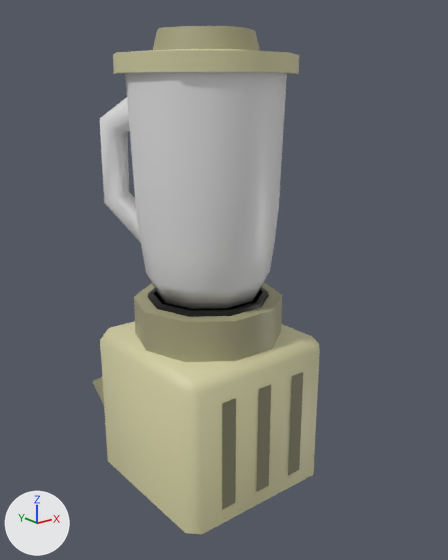
One commit to the FBX model Assets/Art/Models/Furniture/Machines/Kitchen/Blender.fbx: the scene before it, then after it.
Before and after are seen from a 50 mm lens placed at (-0.565, -0.745, 0.649), pointed at (0.023, -0.011, 0.355). Lighting does not change. The marker at lower left points along +X, +Y and +Z.

The first picture shows 'Blender', 'BlenderContainer'.
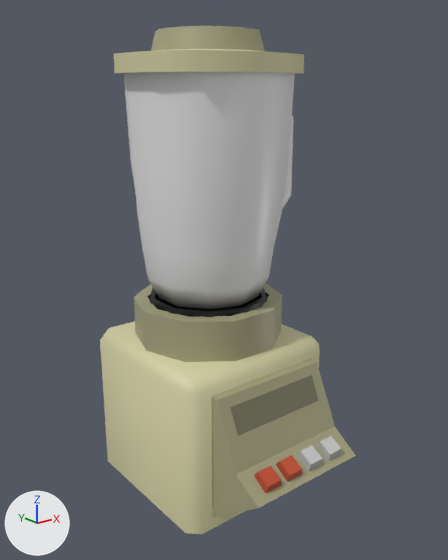
Location of each change, [x1, y1, x2, y2] in pixels of the pictures (448 x 560 px):
'BlenderContainer', turned: before [100, 26, 299, 317]; after [114, 26, 304, 317]
'Blender', turned: before [93, 283, 320, 534]; after [100, 283, 356, 534]

The change, as a list of edits to the scene's bpy script:
```text
Change ob_blendercontainer:
    ob_blendercontainer.rotation_euler: (0.0, 0.0, 0.0) -> (0.0, 0.935, 0.0)  # degrees (0, 0, 0) -> degrees (0, 54, 0)
Change ob_blender:
    ob_blender.rotation_euler: (1.571, 0.0, -3.142) -> (1.571, 0.0, 0.0)  # degrees (90, 0, -180) -> degrees (90, 0, 0)
```
